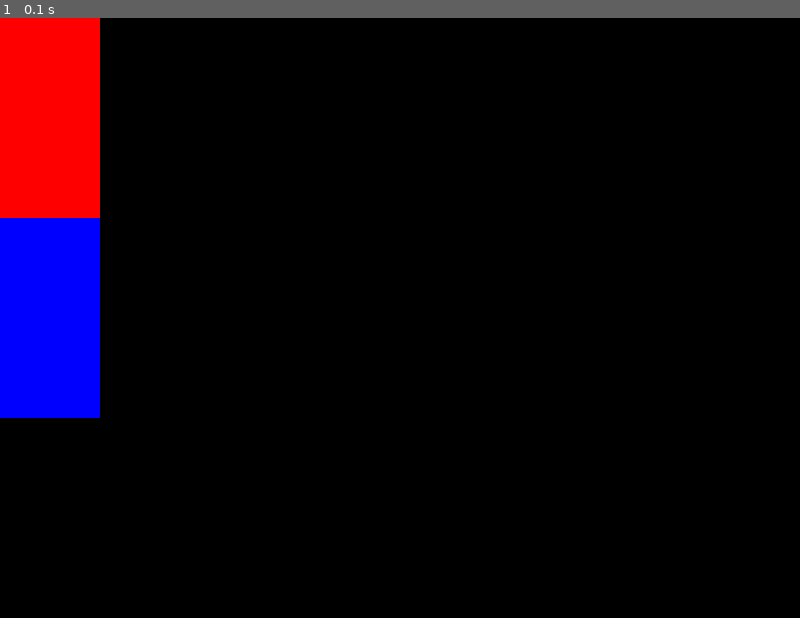
Above: before the commit, frame 1.
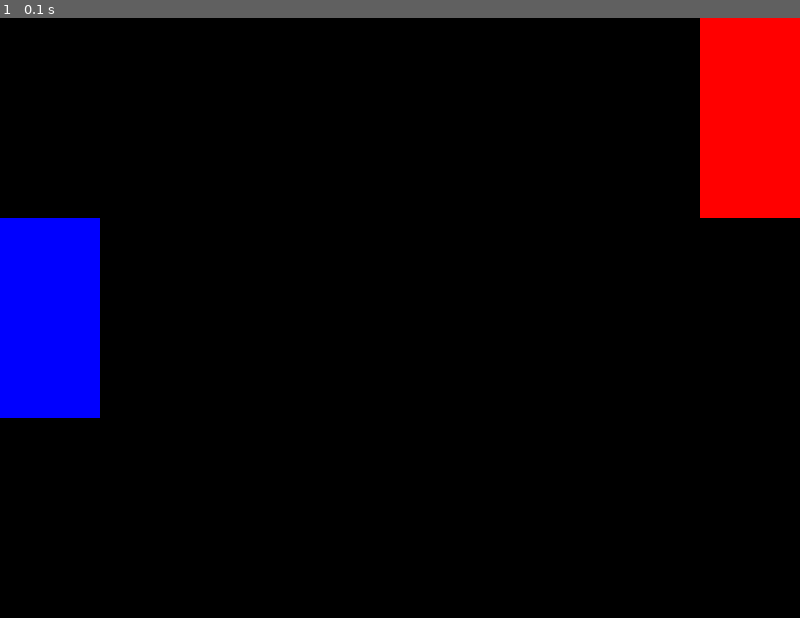
Above: after the commit, the same moment.

Repository: Tatusaily/Lentsikkapeli
Game: pygame game, started from testi.py
Two runs of this game, one before a commit and one after it. Both use one fixed random seed, a clock stepped at 60 frames per second and the inputs below.
Inputs:
- Up to frame 1 (0.1 s): no input

The runs differ from the first frame. In frame 1, 8.3% of the frame differs, in the area x 0-100%, y 0-34%.

Commit message:
vesippullo

Diff:
--- /dev/null
+++ b/lentokentänhakualgoritmitesti.py
@@ -0,0 +1,34 @@
+import mysql.connector
+
+yhteys = mysql.connector.connect(
+         host='localhost',
+         port= 3306,
+         database='flight_game',
+         user='user1',
+         password='sala1',
+         autocommit=True
+         )
+def GetAirport(contsa, konetype):
+    contsa = contsa.upper()
+    query = f"SELECT name, type, latitude_deg, longitude_deg FROM airport WHERE continent= '{contsa}' "
+    if konetype == "Medium":
+        query += f"AND type = 'Medium_Airport' or type = 'Large_Airport';"
+    elif konetype == "Large":
+        query += f"AND type = 'Large_Airport';"
+    elif konetype == "Small":
+        query += f"AND or type = 'Small_Airport' type = 'Medium_Airport' or type = 'Large_Airport';"
+
+    kursori = yhteys.cursor()
+    kursori.execute(query)
+    tulos = kursori.fetchall()
+    return tulos
+
+conttis = input("Anna manner: ")
+airplanetype = "Medium"
+
+tulos = GetAirport(conttis, airplanetype)
+
+
+
+print(tulos)
+print(len(tulos))
--- a/testi.py
+++ b/testi.py
@@ -20,7 +20,7 @@
             pygame.quit()
             exit()
 
-    screen.blit(test_surface,(0,0))
+    screen.blit(test_surface,(700,0))
     teepalikka(100,200,"blue",0,200)
 
     pygame.display.update()
Empty file added: main.py
